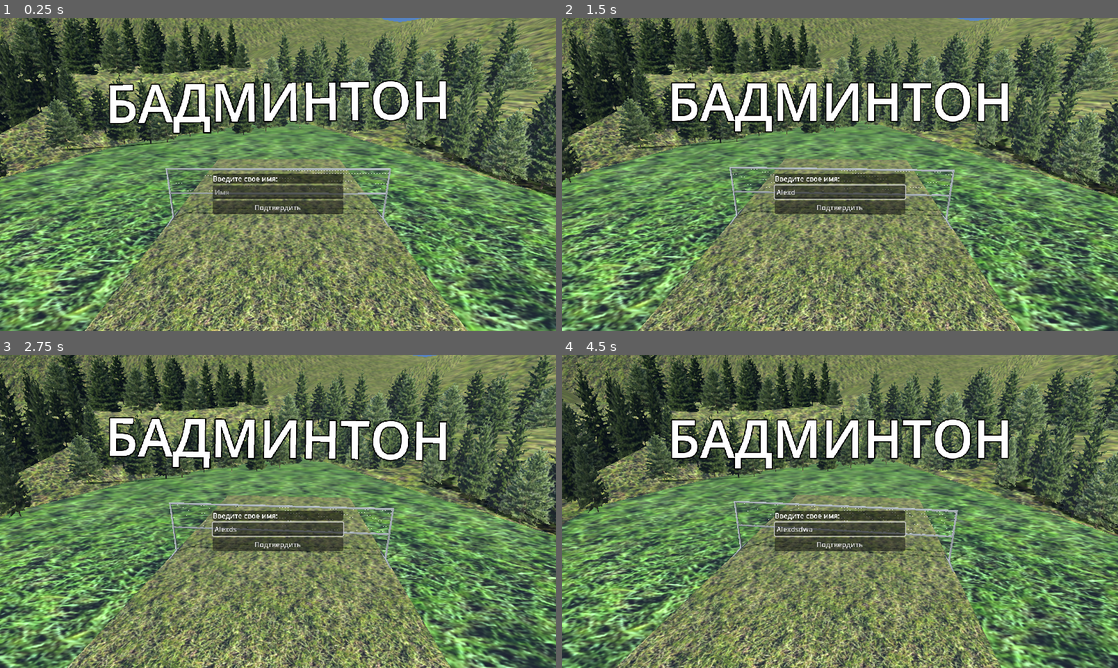
Above: before the commit, frames 1-4 (two rows, left to right).
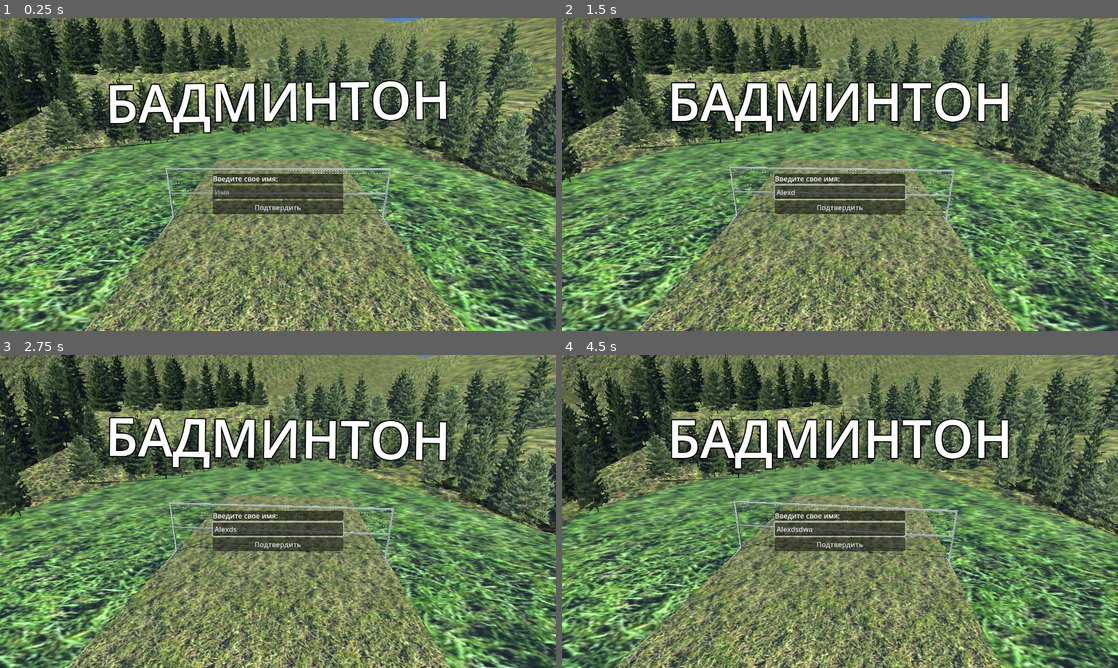
Above: after the commit, the same moments.

Repository: xenabun/TheBadmintonGame
Game: Godot game, scene res://scenes/game_field.tscn
The game is run twice, just before and just after one commit, with the same random seed, the same clock (stepped at 60 frames per second) and the same inputs.
Inputs (mouse positions are in pixels of both pictures, inside the frame that each line leads up to):
- Up to frame 1 (0.25 s): no input
- Up to frame 2 (1.5 s): click (840, 193) at 0.52 s; type "Alex" at 0.6 s; tap Enter (ui_accept) at 1.25 s; move the mouse to (962, 158) at 1.27 s; press the mouse at (962, 158) at 1.28 s; hold D (right) from 1.28 s (still down)
- Up to frame 3 (2.75 s): tap Enter (ui_accept) at 1.52, 2.27 s; move the mouse to (166, 527) at 2.02 s; release D (right) at 2.03 s; release the mouse at (166, 527) at 2.03 s; hold S (down) from 2.03 s (still down); click (166, 527) at 2.1 s
- Up to frame 4 (4.5 s): move the mouse to (895, 442) at 2.77 s; release S (down) at 2.78 s; press the mouse at (895, 442) at 2.78 s; hold D (right) 2.78-3.53 s; move the mouse to (812, 574) at 3.52 s; release the mouse at (812, 574) at 3.53 s; hold W (up) 3.53-4.28 s; click (812, 574) at 3.6 s; tap Enter (ui_accept) at 3.77 s; move the mouse to (1006, 558) at 4.27 s; press the mouse at (1006, 558) at 4.28 s; hold A (left) from 4.28 s (still down)

The runs differ from the first frame. In frame 1, 0.7% of the frame differs, in the area x 19-81%, y 19-62%; in frame 2, 0.7%; in frame 3, 0.7%; in frame 4, 0.8%, in the area x 19-81%, y 20-62%.

Commit message:
fixed project settings

Diff:
--- a/project.godot
+++ b/project.godot
@@ -69,7 +69,5 @@
 
 [rendering]
 
-textures/canvas_textures/default_texture_filter=0
-textures/canvas_textures/default_texture_repeat=1
 renderer/rendering_method="gl_compatibility"
 renderer/rendering_method.mobile="gl_compatibility"
